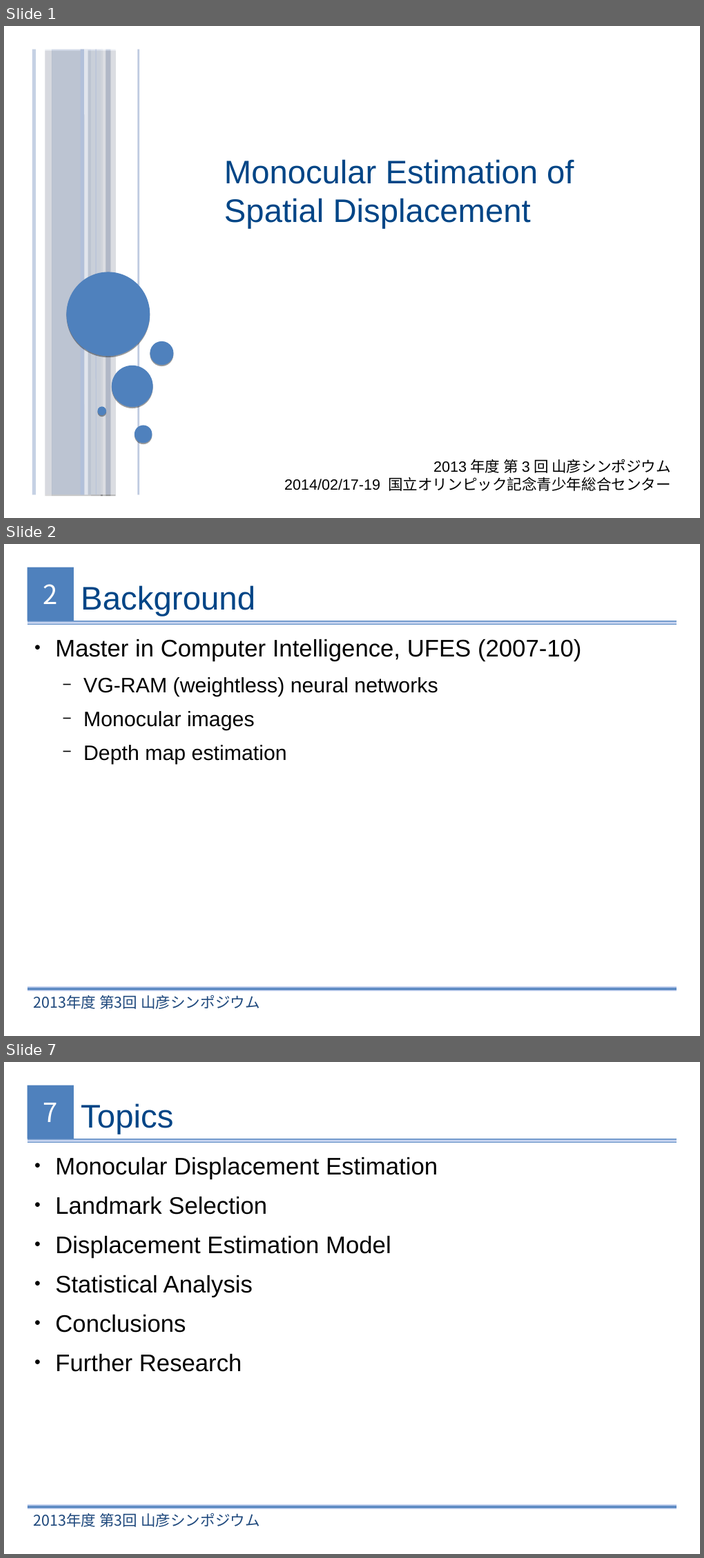
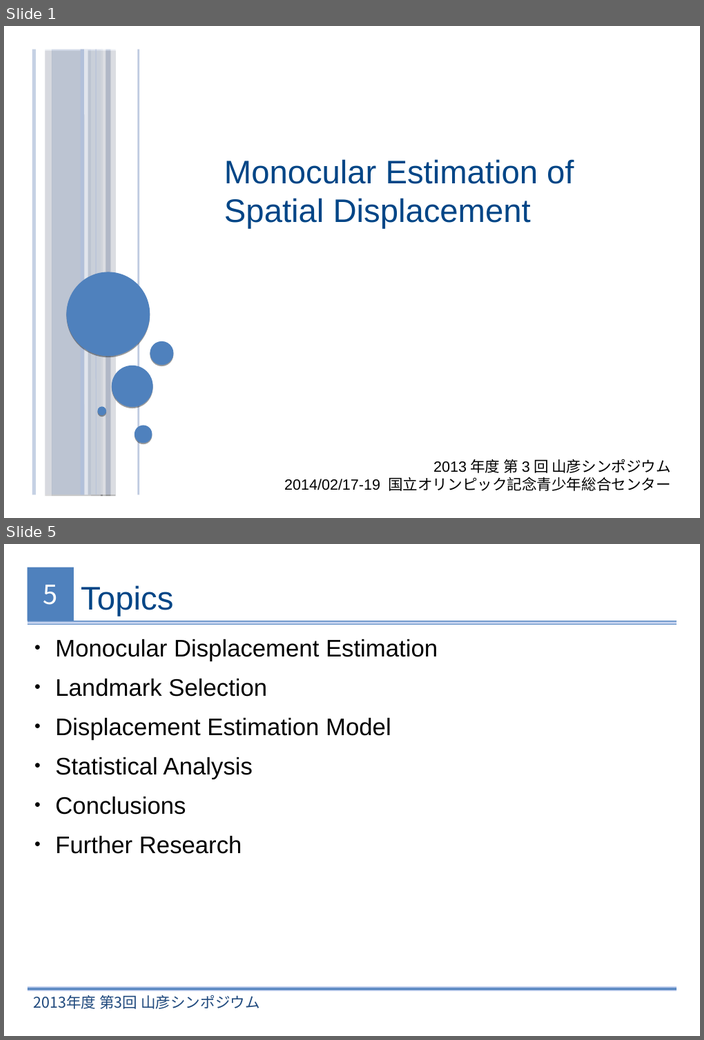
Before and after one commit to xperroni/Yamabiko, a slide deck: 2013-3/Presentation/Monocular Estimation of Spatial Displacement.odp. Shown one above the other, each under a label of ours: slides 1, 2 and 7 before the commit, slides 1 and 5 after it; the slides between them are not shown. The pictures are 704x1558 and 704x1040 pixels, drawn with LibreOffice and Linux fonts; fonts in the diff are those of the drawing; background and template pictures are left out. Boxes give left, top, right and bottom in pixels: in the first picture for what was removed or moved away, otherwise in the second. Text is boxed around its words. In the diff, an @@ line names an element or a change of style, - is before the commit and + after.

```diff
--- a/2013-3/Presentation/Monocular Estimation of Spatial Displacement.odp
+++ b/2013-3/Presentation/Monocular Estimation of Spatial Displacement.odp
@@ slide 2 removed at (4,544,700,1036), background #FFFFFF; not listed: 4 template elements that a slide beside it also shows @@
@@ title removed at (81,585,255,616) @@
-Background
@@ text removed at (55,639,582,764) @@
-● Master in Computer Intelligence, UFES (2007-10)
-  − VG-RAM (weightless) neural networks
-  − Monocular images
-  − Depth map estimation
@@ what was slide 7 is now slide 5 @@
@@ page number at (43,585,58,605): text changed @@
-7
+5
```
Also in this commit, not shown: 3 slides changed, 1 other slide removed, 1 other file.
